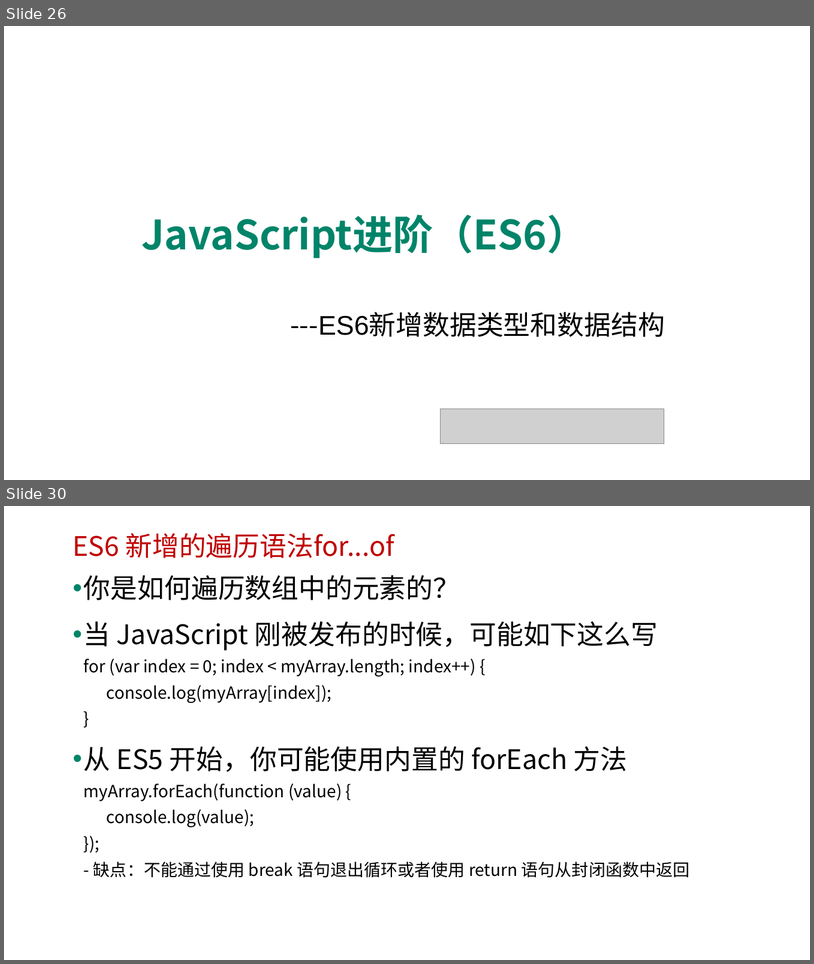
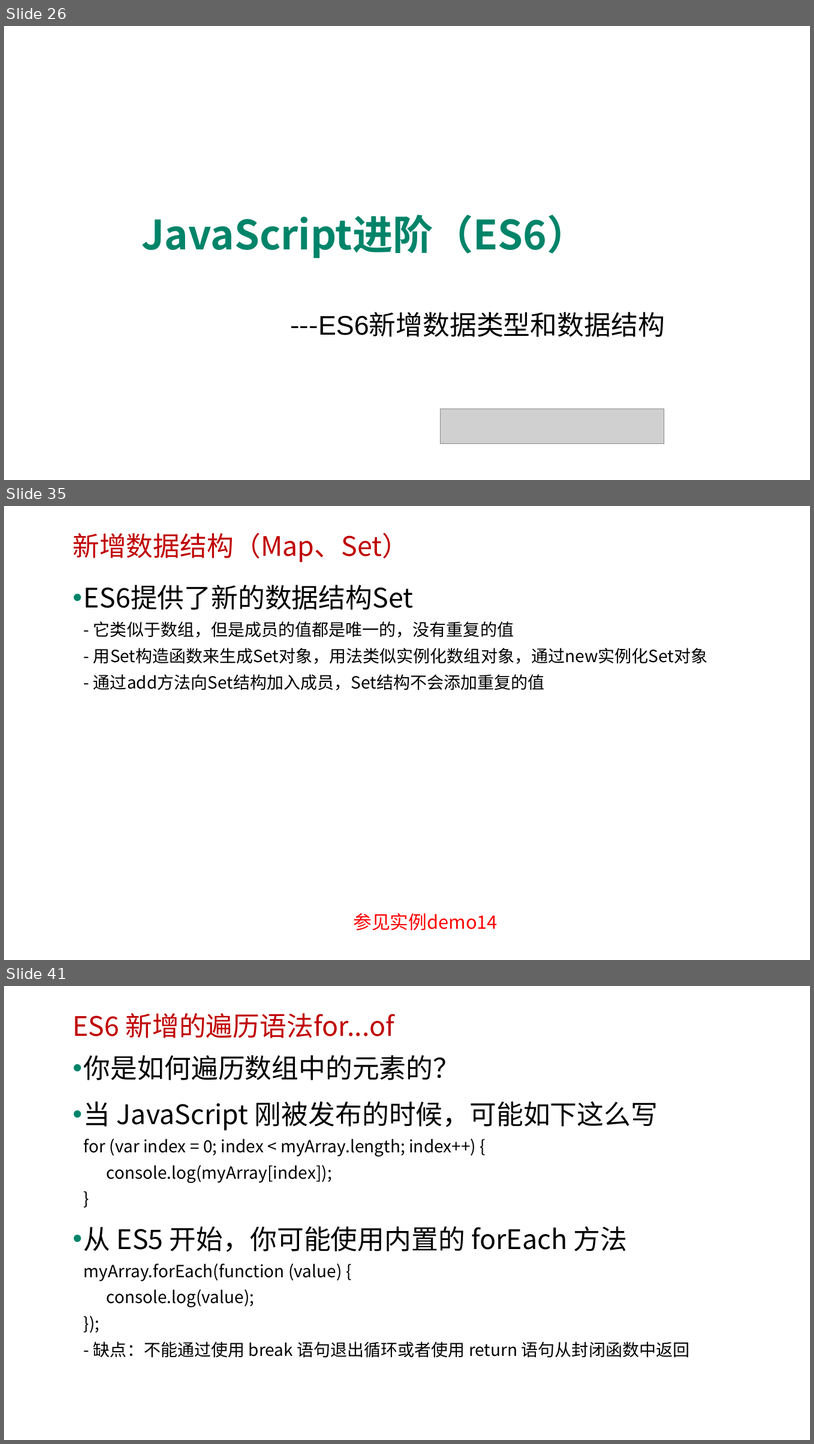
Before and after one commit to edu2act/course-javascript-advanced, a slide deck: 课程PPT/14.ECMAScript 6 二.pptx. Shown one above the other, each under a label of ours: slides 26 and 30 before the commit, slides 26, 35 and 41 after it; the slides between them are not shown. The pictures are 814x964 and 814x1444 pixels, drawn with LibreOffice and Linux fonts; fonts in the diff are those of the drawing; grey boxes stand for pictures; background and template pictures are left out. Boxes give left, top, right and bottom in pixels: in the first picture for what was removed or moved away, otherwise in the second. Text is boxed around its words. In the diff, an @@ line names an element or a change of style, - is before the commit and + after.

```diff
--- a/课程PPT/14.ECMAScript 6 二.pptx
+++ b/课程PPT/14.ECMAScript 6 二.pptx
@@ slide 35 added at [4,506,810,960], background picture (left out) @@
@@ text added at [72,532,409,562], 32 pt, text #C00000 @@
+新增数据结构（Map、Set）
@@ text added at [84,585,708,690], 20 pt, text #000000 @@
+• ES6提供了新的数据结构Set
+  - 它类似于数组，但是成员的值都是唯一的，没有重复的值
+  - 用Set构造函数来生成Set对象，用法类似实例化数组对象，通过new实例化Set对象
+  - 通过add方法向Set结构加入成员，Set结构不会添加重复的值
@@ text added at [354,913,498,930], 22 pt, text #FF0000 @@
+参见实例demo14
@@ what was slide 30 is now slide 41 @@
```
Also in this commit, not shown: 4 slides changed, 10 other slides added, 9 other files.
